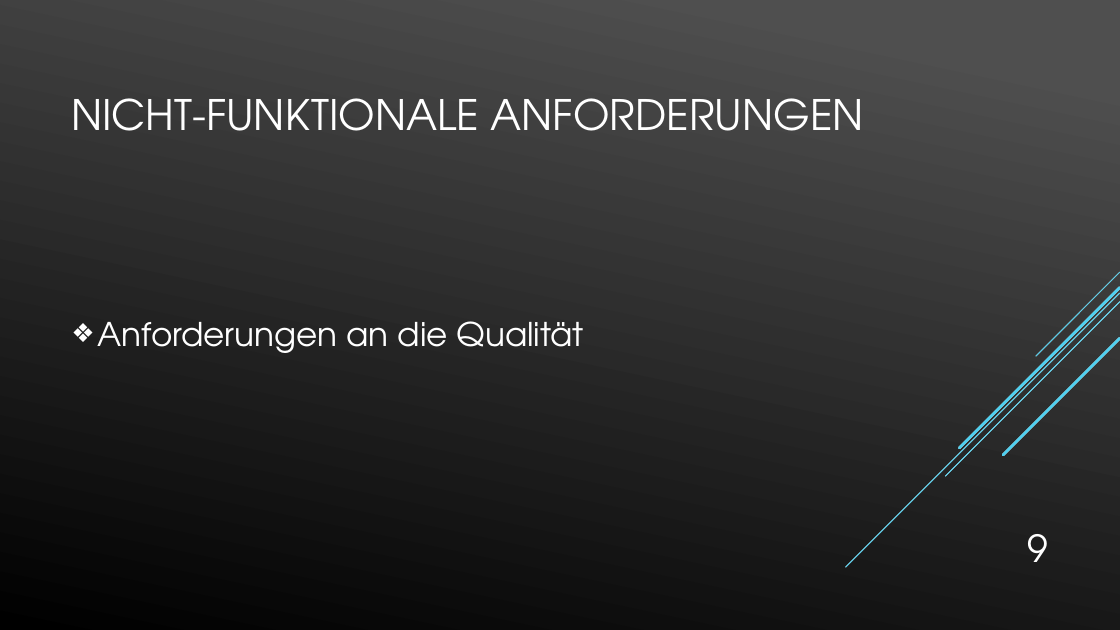
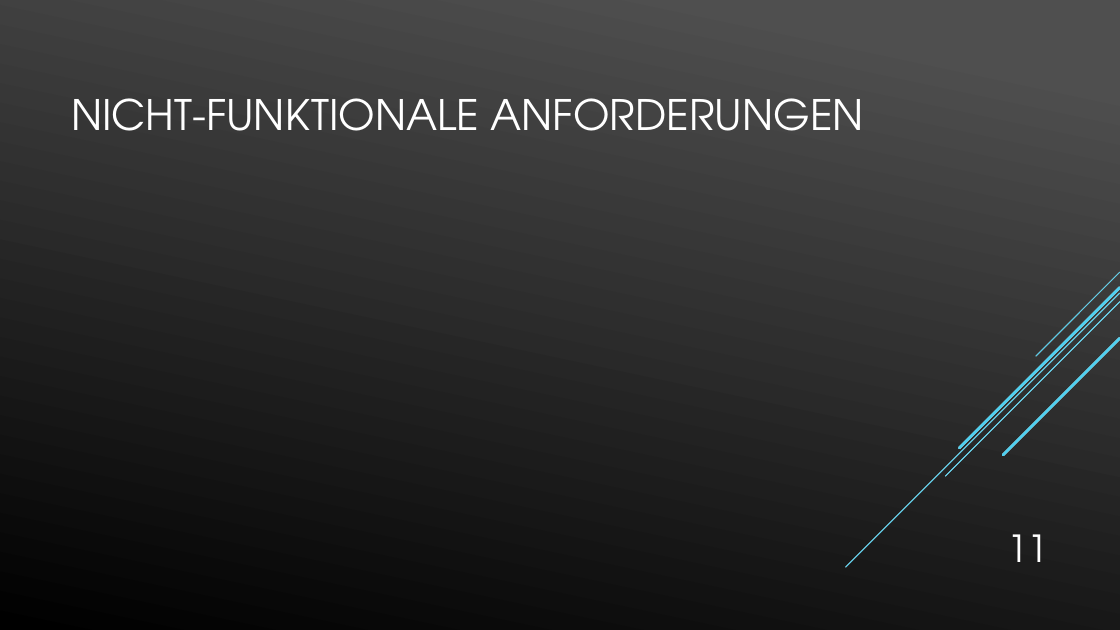
Before and after one commit to Tura92/Bachelorarbeit, a slide deck: slide 11 of Kolloquium Präsentation.pptx (slide 9 before the commit). Drawn at 1120x630 pixels with LibreOffice and Linux fonts; fonts in the diff are those of the drawing. Boxes give left, top, right and bottom in pixels: in the first picture for what was removed or moved away, otherwise in the second. Text is boxed around its words. In the diff, an @@ line names an element or a change of style, - is before the commit and + after.

```diff
--- a/Kolloquium Präsentation.pptx
+++ b/Kolloquium Präsentation.pptx
@@ text removed at (98, 321, 584, 353) @@
-❖ Anforderungen an die Qualität
@@ page number at (1007, 534, 1048, 562): text changed @@
-9
+11
```
Also in this commit, not shown: 5 other slides changed, 1 slide added, 3 other files.
